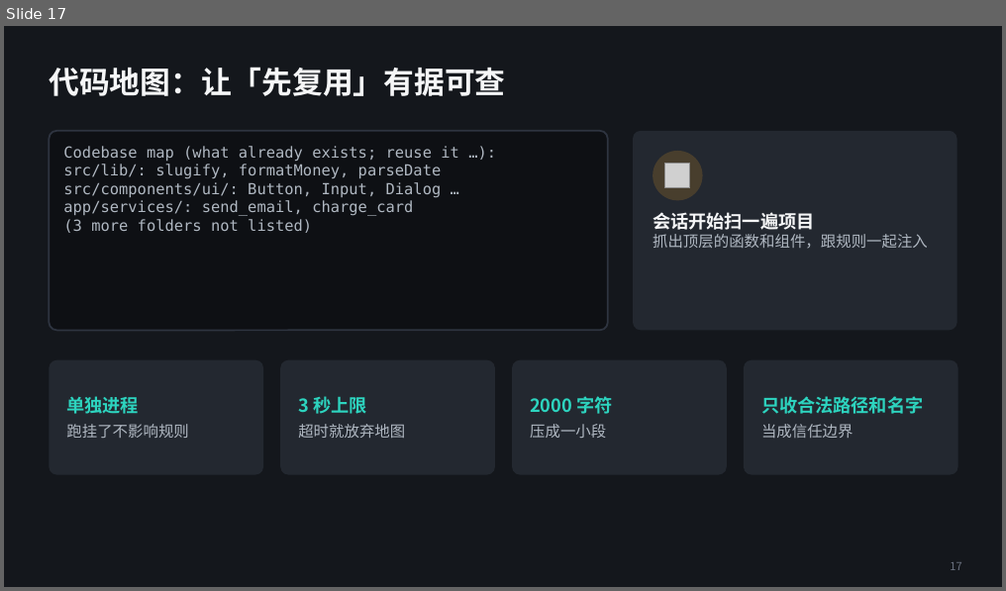
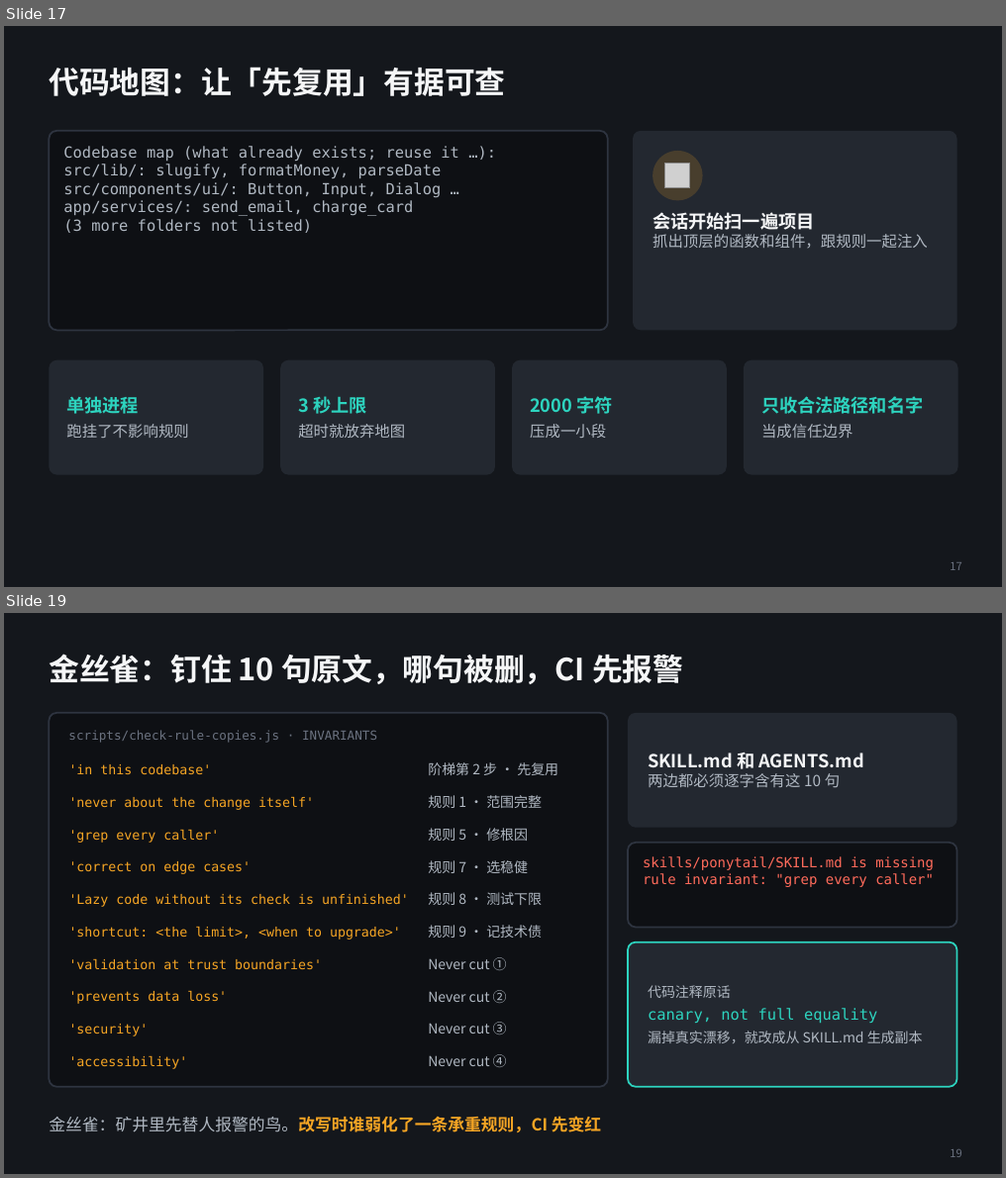
Before and after one commit to alexsunlee/alexsunlee.github.io, a slide deck: content/AI Learning/Ponytail · 提示词分发系统架构解析.pptx. Shown one above the other, each under a label of ours: slide 17 before the commit, slides 17 and 19 after it; the slides between them are not shown. The pictures are 1006x591 and 1006x1178 pixels, drawn with LibreOffice and Linux fonts; fonts in the diff are those of the drawing; grey boxes stand for pictures. Boxes give left, top, right and bottom in pixels: in the first picture for what was removed or moved away, otherwise in the second. Text is boxed around its words. In the diff, an @@ line names an element or a change of style, - is before the commit and + after.

```diff
--- a/content/AI Learning/Ponytail · 提示词分发系统架构解析.pptx
+++ b/content/AI Learning/Ponytail · 提示词分发系统架构解析.pptx
@@ slide 19 added at (4, 613, 1002, 1174), background #14171C @@
@@ title added at (49, 654, 683, 684), 22 pt, text #F5F6F7, bold @@
+金丝雀：钉住 10 句原文，哪句被删，CI 先报警
@@ rounded rectangle added at (49, 713, 608, 1087), fill #0E1014, outline #2E3440 1.25 pt @@
@@ text added at (68, 730, 377, 743), 9 pt, text #6B7280 @@
+scripts/check-rule-copies.js · INVARIANTS
@@ rounded rectangle added at (628, 713, 957, 828), fill #232830 @@
@@ text added at (648, 753, 863, 787), 13 pt, text #F5F6F7, bold @@
+SKILL.md 和 AGENTS.md
+两边都必须逐字含有这 10 句
@@ text added at (69, 764, 211, 774), 9.5 pt, text #F5A524 @@
+'in this codebase'
@@ text added at (428, 762, 558, 775), 10 pt, text #B0B8C2 @@
+阶梯第 2 步 · 先复用
@@ text added at (69, 797, 314, 810), 9.5 pt, text #F5A524 @@
+'never about the change itself'
@@ text added at (428, 795, 542, 808), 10 pt, text #B0B8C2 @@
+规则 1 · 范围完整
@@ text added at (69, 830, 219, 843), 9.5 pt, text #F5A524 @@
+'grep every caller'
@@ text added at (428, 828, 528, 841), 10 pt, text #B0B8C2 @@
+规则 5 · 修根因
@@ rounded rectangle added at (628, 843, 957, 928), fill #0E1014, outline #2E3440 1.25 pt @@
@@ text added at (69, 861, 251, 874), 9.5 pt, text #F5A524 @@
+'correct on edge cases'
@@ text added at (428, 861, 528, 873), 10 pt, text #B0B8C2 @@
+规则 7 · 选稳健
@@ text added at (643, 857, 934, 887), 10 pt, text #FF6B5B @@
+skills/ponytail/SKILL.md is missing
+rule invariant: "grep every caller"
@@ text added at (69, 894, 409, 907), 9.5 pt, text #F5A524 @@
+'Lazy code without its check is unfinished'
@@ text added at (428, 892, 542, 905), 10 pt, text #B0B8C2 @@
+规则 8 · 测试下限
@@ text added at (69, 927, 401, 940), 9.5 pt, text #F5A524 @@
+'shortcut: <the limit>, <when to upgrade>'
@@ text added at (428, 925, 542, 938), 10 pt, text #B0B8C2 @@
+规则 9 · 记技术债
@@ text added at (69, 959, 322, 969), 9.5 pt, text #F5A524 @@
+'validation at trust boundaries'
@@ text added at (428, 958, 507, 970), 10 pt, text #B0B8C2 @@
+Never cut ①
@@ rounded rectangle added at (628, 943, 957, 1087), fill #232830, outline #2DD4BF 1.25 pt @@
@@ text added at (69, 991, 227, 1004), 9.5 pt, text #F5A524 @@
+'prevents data loss'
@@ text added at (428, 990, 507, 1003), 10 pt, text #B0B8C2 @@
+Never cut ②
@@ text added at (648, 985, 923, 1044), 10 pt, text #B0B8C2 @@
+代码注释原话
+canary, not full equality
+漏掉真实漂移，就改成从 SKILL.md 生成副本
@@ text added at (69, 1024, 149, 1037), 9.5 pt, text #F5A524 @@
+'security'
@@ text added at (428, 1022, 507, 1035), 10 pt, text #B0B8C2 @@
+Never cut ③
@@ text added at (69, 1057, 188, 1069), 9.5 pt, text #F5A524 @@
+'accessibility'
@@ text added at (428, 1055, 507, 1067), 10 pt, text #B0B8C2 @@
+Never cut ④
@@ text added at (49, 1116, 601, 1133), 12 pt, text #F5A524, bold @@
+金丝雀：矿井里先替人报警的鸟。改写时谁弱化了一条承重规则，CI 先变红
@@ page number added at (949, 1150, 961, 1157), 8 pt, text #6B7280 @@
+19
```
Also in this commit, not shown: 5 slides changed, 1 other slide added, 1 slide removed, 2 other files.
